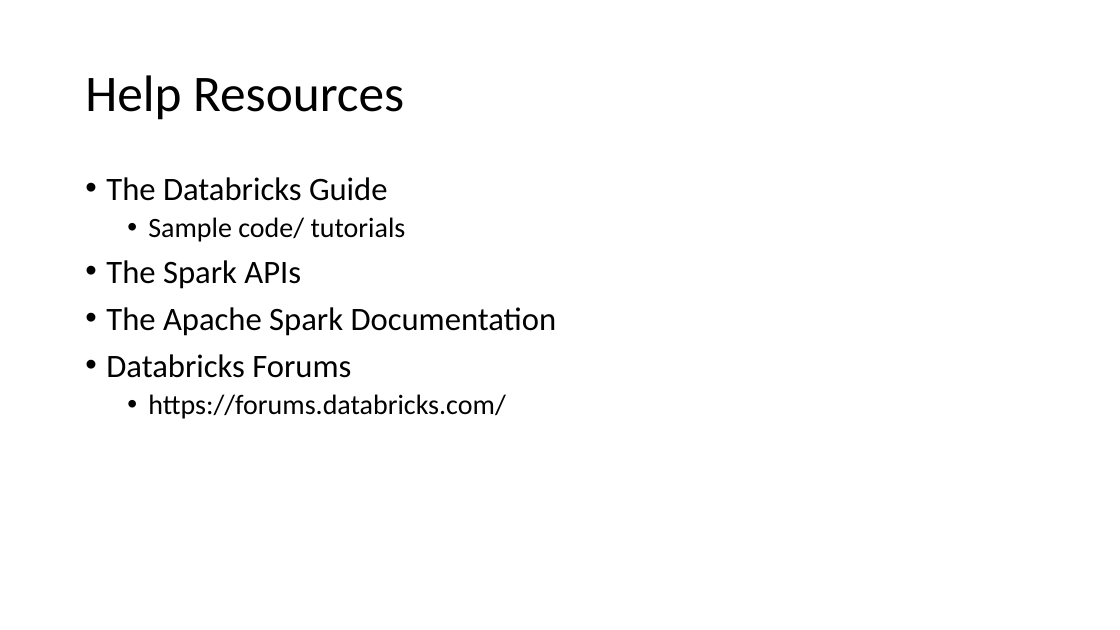
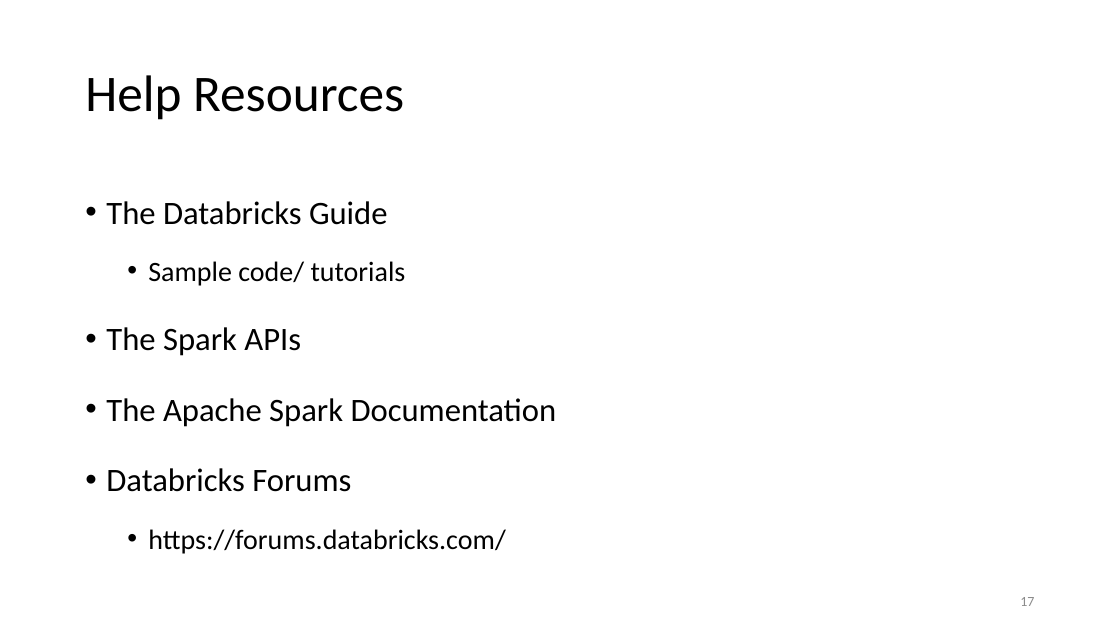
Before and after one commit to MooyoungLee/learn-spark, a slide deck: slide 17 of Presentation/Learning Spark 2017.pptx. Drawn at 1120x630 pixels with LibreOffice and Linux fonts; fonts in the diff are those of the drawing. Boxes give left, top, right and bottom in pixels: in the first picture for what was removed or moved away, otherwise in the second. Text is boxed around its words. In the diff, an @@ line names an element or a change of style, - is before the commit and + after.

```diff
--- a/Presentation/Learning Spark 2017.pptx
+++ b/Presentation/Learning Spark 2017.pptx
@@ text "The Databricks Guide" at [106,201,557,554]: line spacing 0.9 to 1.5 @@
@@ page number added at [1020,597,1034,606], 12 pt, text #8C8C8C @@
+17
```
Also in this commit, not shown: 22 other slides changed, 8 slides added, 9 slides removed.
